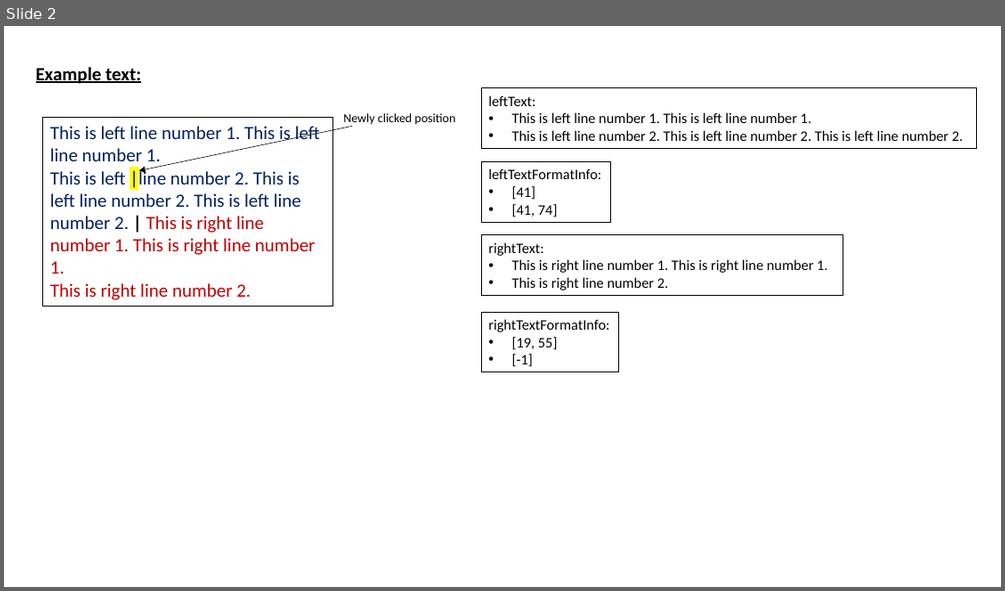
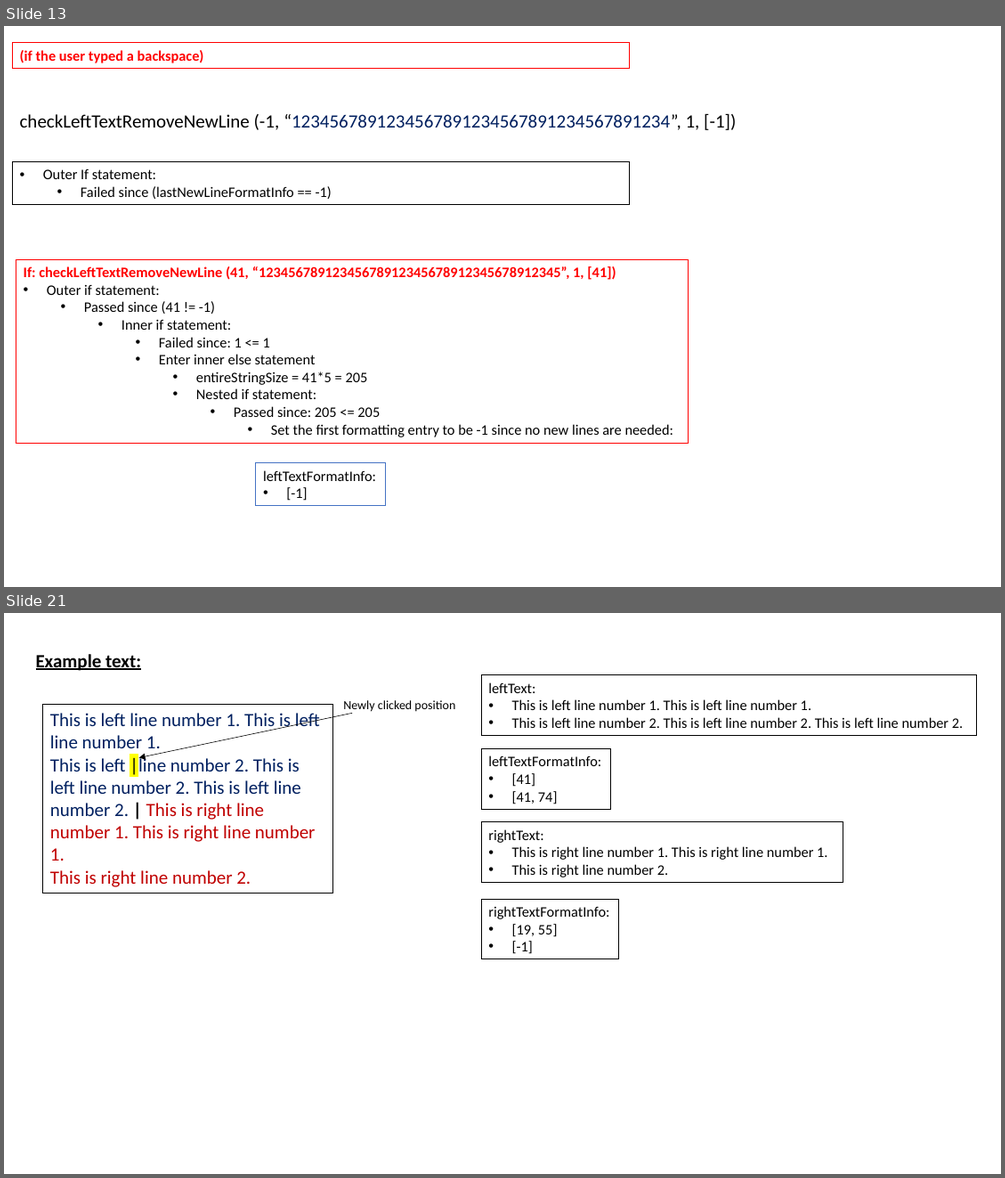
Before and after one commit to L-Holmes/PowerPoint-Quiz-Generator, a slide deck: textbox guide.pptx. Shown one above the other, each under a label of ours: slide 2 before the commit, slides 13 and 21 after it; the slides between them are not shown. The pictures are 1005x591 and 1005x1178 pixels, drawn with LibreOffice and Linux fonts; fonts in the diff are those of the drawing. Boxes give left, top, right and bottom in pixels: in the first picture for what was removed or moved away, otherwise in the second. Text is boxed around its words. In the diff, an @@ line names an element or a change of style, - is before the commit and + after.

Commit message:
finished checking over the findOverHangEntryFromAvgCharWidth function, and checked over all methods relating to text entering

```diff
--- a/textbox guide.pptx
+++ b/textbox guide.pptx
@@ slide 13 added at [4,26,1001,587], background #FFFFFF @@
@@ rectangle added at [12,42,629,68], outline #FF0000 0.75 pt, 14 pt, text #FF0000, bold @@
+(if the user typed a backspace)
@@ text added at [20,113,736,130], 18 pt, text #000000 @@
+checkLeftTextRemoveNewLine (-1, “1234567891234567891234567891234567891234”, 1, [-1])
@@ rectangle added at [12,161,629,204], outline #000000 0.75 pt, 14 pt, text #000000 @@
+• Outer If statement:
+  • Failed since (lastNewLineFormatInfo == -1)
@@ rectangle added at [16,259,688,443], outline #FF0000 0.75 pt, 14 pt, text #000000 @@
+If: checkLeftTextRemoveNewLine (41, “12345678912345678912345678912345678912345”, 1, [41])
+• Outer if statement:
+  • Passed since (41 != -1)
+    • Inner if statement:
+      • Failed since: 1 <= 1
+      • Enter inner else statement
+        • entireStringSize = 41*5 = 205
+        • Nested if statement:
+          • Passed since: 205 <= 205
+            • Set the first formatting entry to be -1 since no new lines are needed:
@@ rectangle added at [256,463,386,506], outline #4472C4 0.75 pt, 14 pt, text #000000 @@
+leftTextFormatInfo:
+• [-1]
@@ what was slide 2 is now slide 21 @@
```
Also in this commit, not shown: 4 slides changed, 19 other slides added, 1 slide removed, 1 other file.
